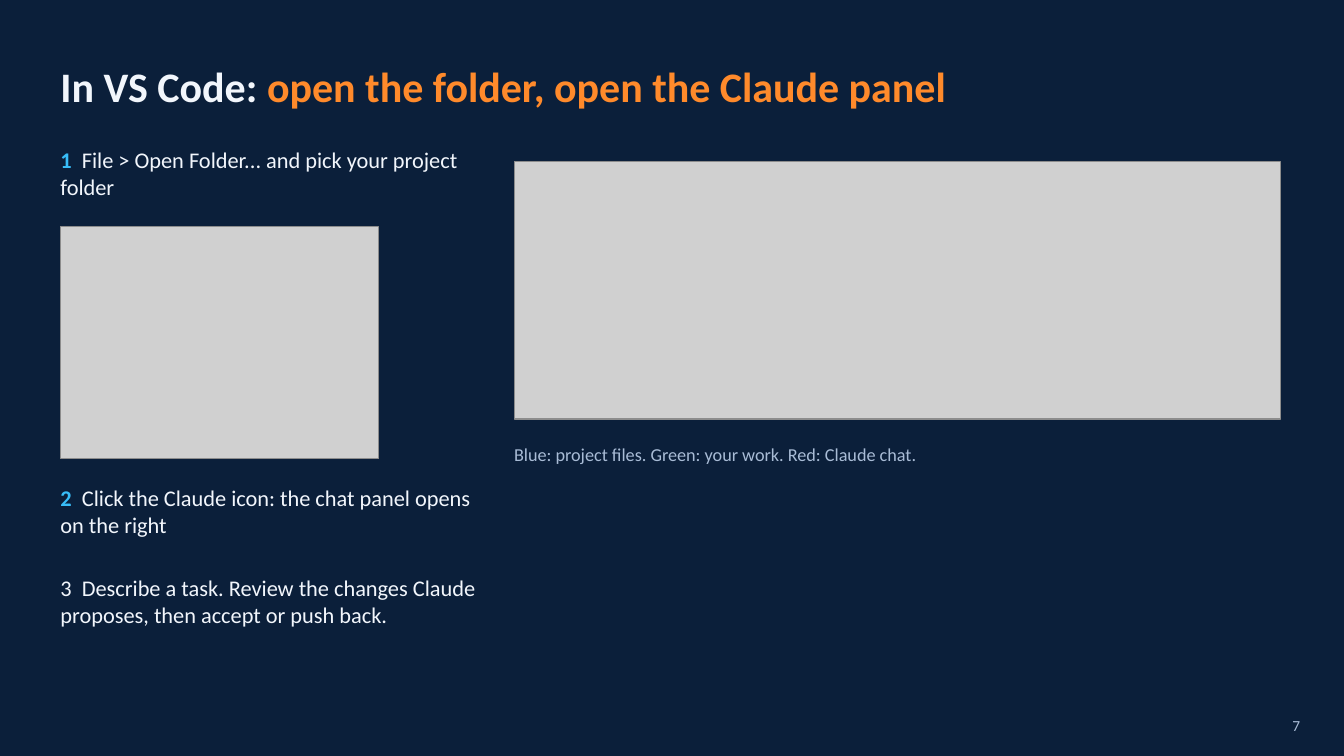
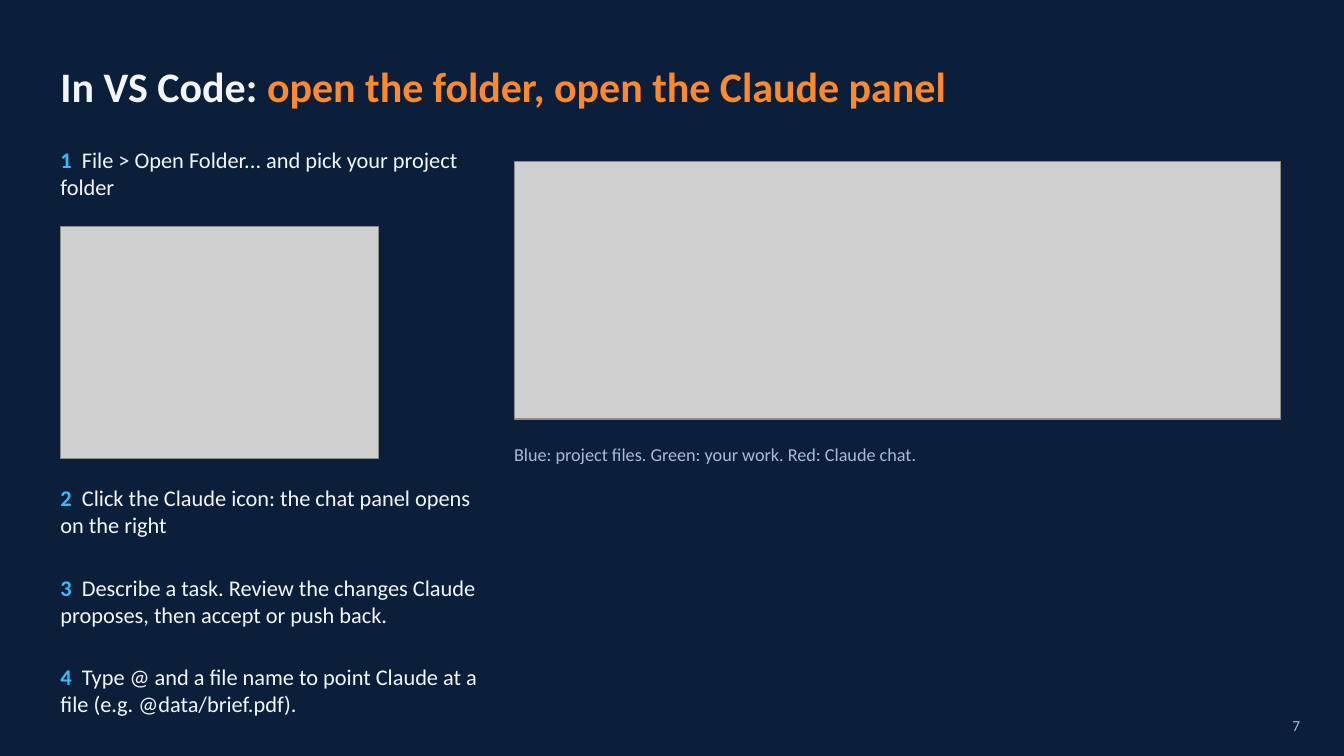
Before and after one commit to HinePo/ai-agent-learning-path, a slide deck: slide 7 of resources/simplified/claude_code_vscode_tricks_simplified.pptx. Drawn at 1344x756 pixels with LibreOffice and Linux fonts; fonts in the diff are those of the drawing; grey boxes stand for pictures. Boxes give left, top, right and bottom in pixels: in the first picture for what was removed or moved away, otherwise in the second. Text is boxed around its words. In the diff, an @@ line names an element or a change of style, - is before the commit and + after.

```diff
--- a/resources/simplified/claude_code_vscode_tricks_simplified.pptx
+++ b/resources/simplified/claude_code_vscode_tricks_simplified.pptx
@@ text at [60, 580, 475, 627]: text colour #F2F6FC to #38BDF8, bold on in "3" @@
@@ text at [60, 669, 477, 716]: paragraph added @@
+4 Type @ and a file name to point Claude at a file (e.g. @data/brief.pdf).
```
Also in this commit, not shown: 2 other files.
